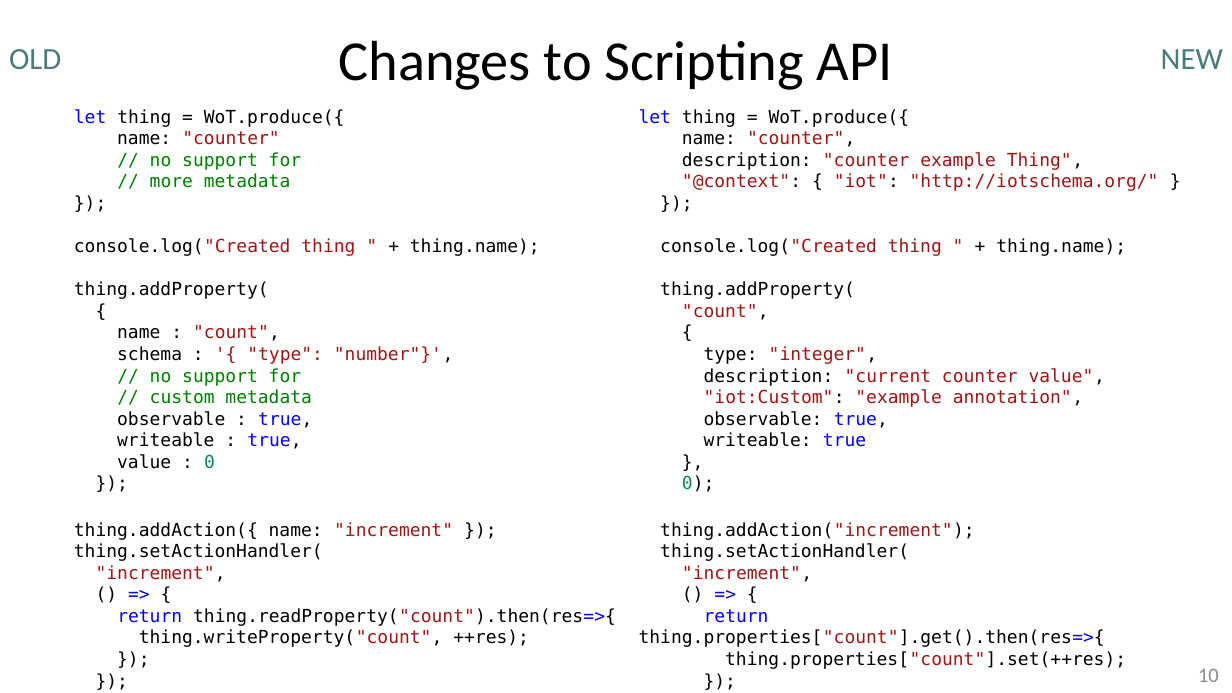
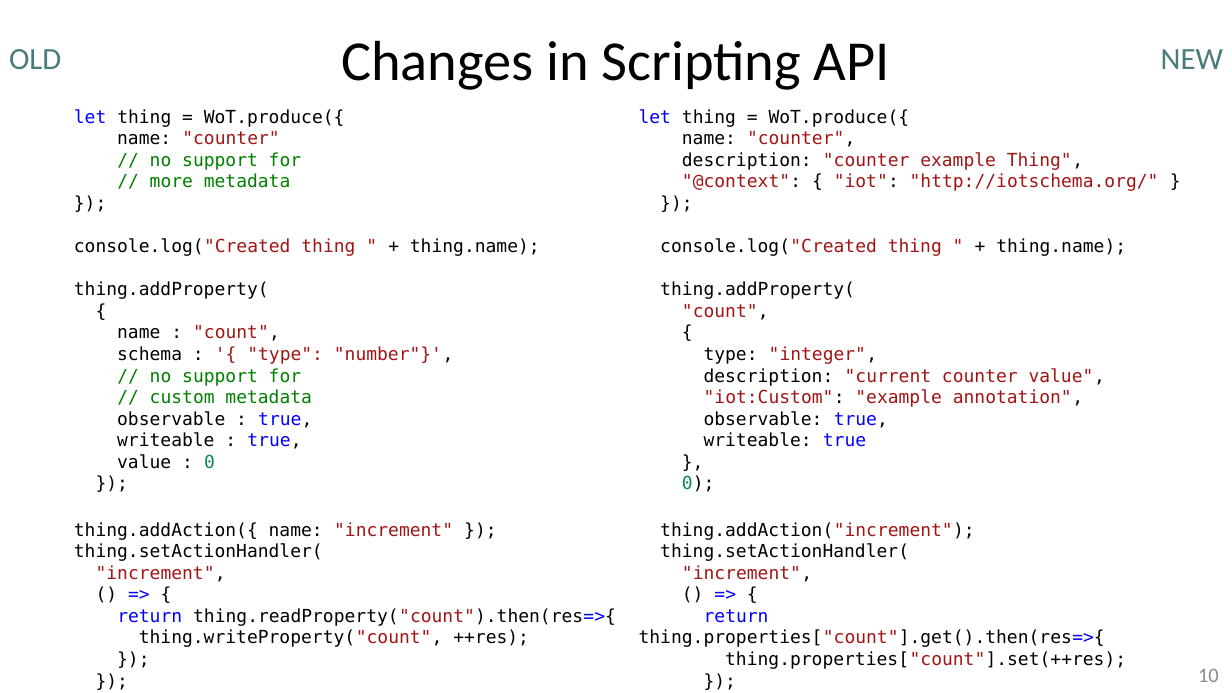
Before and after one commit to t2trg/2018-ietf102, a slide deck: slide 10 of slides/13_T2TRG_IETF102_W3C-WoT-Update.pptx. Drawn at 1232x693 pixels with LibreOffice and Linux fonts; fonts in the diff are those of the drawing. Boxes give left, top, right and bottom in pixels: in the first picture for what was removed or moved away, otherwise in the second. Text is boxed around its words. In the diff, an @@ line names an element or a change of style, - is before the commit and + after.

```diff
--- a/slides/13_T2TRG_IETF102_W3C-WoT-Update.pptx
+++ b/slides/13_T2TRG_IETF102_W3C-WoT-Update.pptx
@@ title at [341, 40, 890, 90]: text changed @@
-Changes to Scripting API
+Changes in Scripting API
```
Also in this commit, not shown: 6 other slides changed, 1 slide added.
